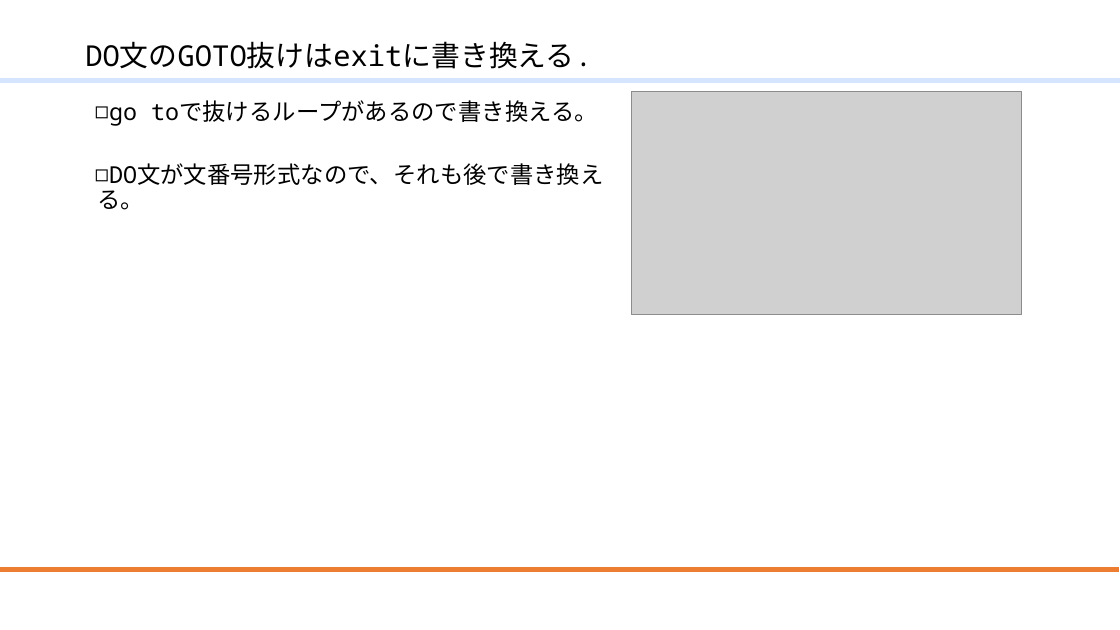
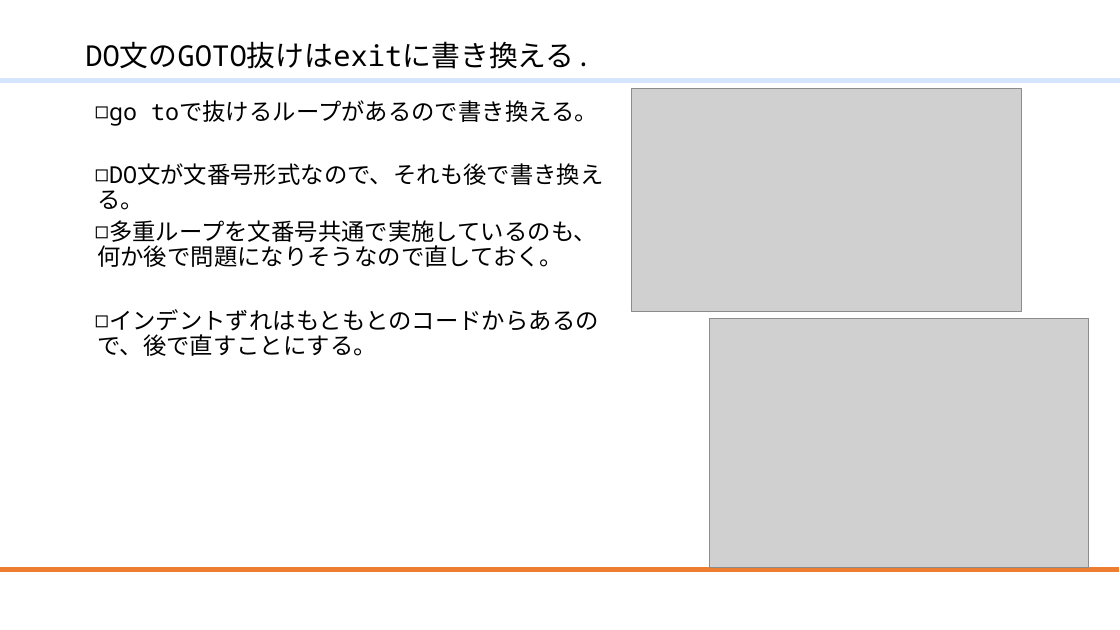
Before and after one commit to mmer547/ModernFortranLocalUserGroup, a slide deck: slide 35 of ModernFortran.f10/20210724_リファクタリング.pptx. Drawn at 1120x630 pixels with LibreOffice and Linux fonts; fonts in the diff are those of the drawing; grey boxes stand for pictures; background and template pictures are left out. Boxes give left, top, right and bottom in pixels: in the first picture for what was removed or moved away, otherwise in the second. Text is boxed around its words. In the diff, an @@ line names an element or a change of style, - is before the commit and + after.

```diff
--- a/ModernFortran.f10/20210724_リファクタリング.pptx
+++ b/ModernFortran.f10/20210724_リファクタリング.pptx
@@ picture: place and size @@
-picture at box(632, 92, 1023, 315)
+picture at box(632, 88, 1023, 312)
@@ text at box(97, 220, 599, 356): paragraphs added @@
+◻ 多重ループを文番号共通で実施しているのも、何か後で問題になりそうなので直しておく。
+◻ インデントずれはもともとのコードからあるので、後で直すことにする。
@@ picture added at box(710, 318, 1089, 567) @@
```
Also in this commit, not shown: 1 other file.
